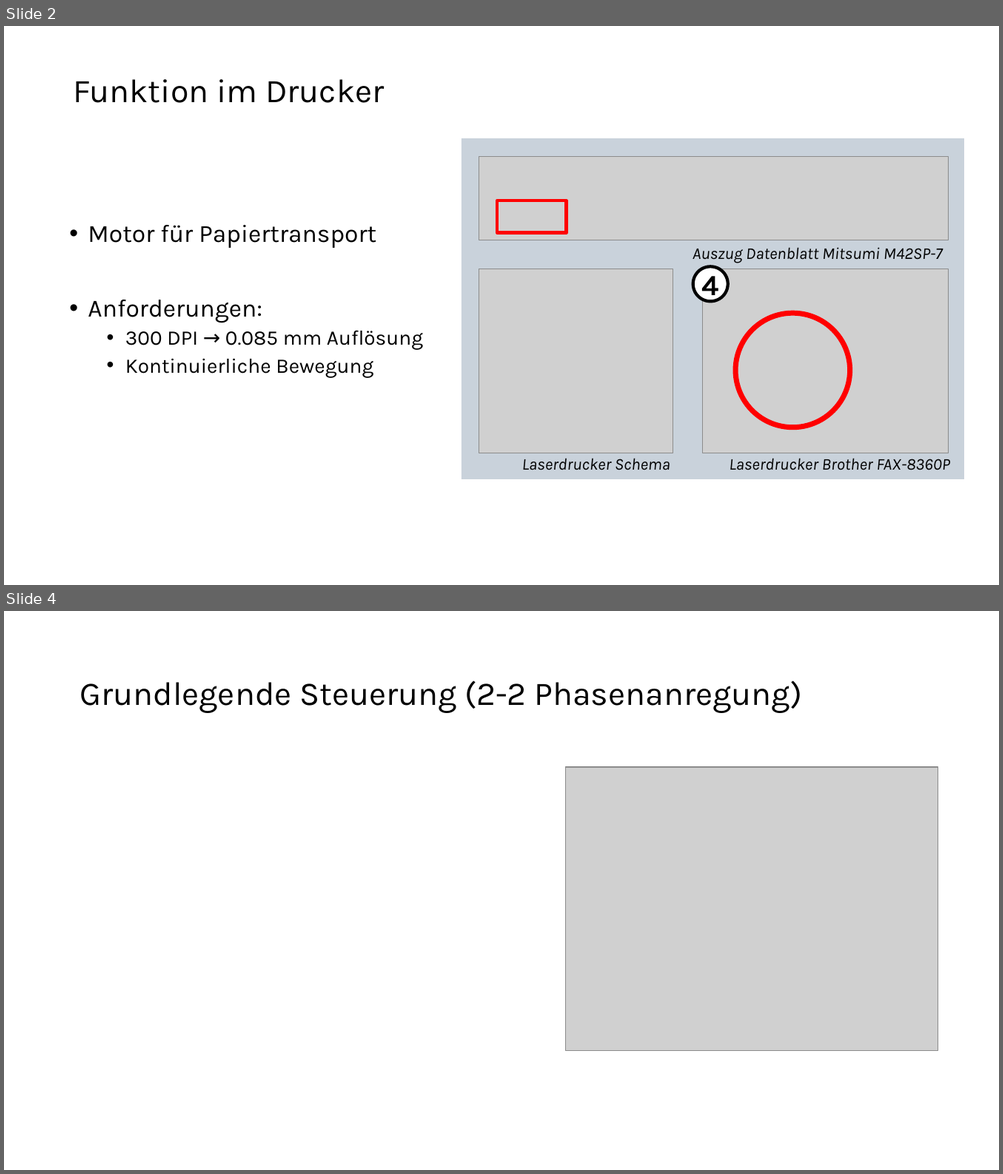
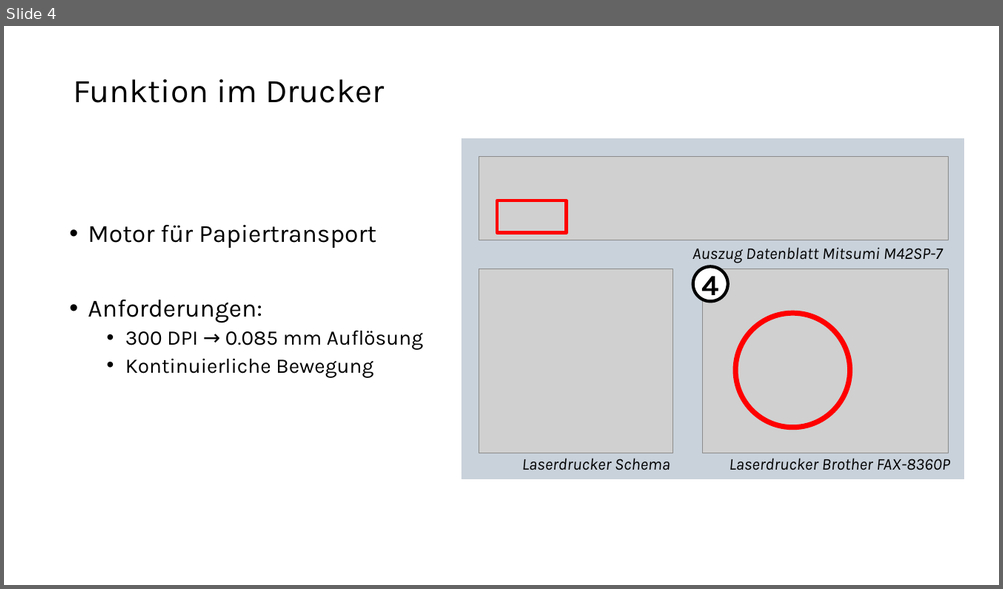
Before and after one commit to tokyo-town/Mechatronik-und-Instrumentierung, a slide deck: Präsi/Stepper Motor.pptx. Shown one above the other, each under a label of ours: slides 2 and 4 before the commit, slide 4 after it; the slides between them are not shown. The pictures are 1003x1174 and 1003x589 pixels, drawn with LibreOffice and Linux fonts; fonts in the diff are those of the drawing; grey boxes stand for pictures. Boxes give left, top, right and bottom in pixels: in the first picture for what was removed or moved away, otherwise in the second. Text is boxed around its words. In the diff, an @@ line names an element or a change of style, - is before the commit and + after.

```diff
--- a/Präsi/Stepper Motor.pptx
+++ b/Präsi/Stepper Motor.pptx
@@ slide 4 removed at (4,611,999,1170), background #FFFFFF @@
@@ title removed at (79,681,802,713) @@
-Grundlegende Steuerung (2-2 Phasenanregung)
@@ picture removed at (566,767,937,1051) @@
@@ what was slide 2 is now slide 4 @@
```
Also in this commit, not shown: 2 slides changed, 9 slides added, 1 other slide removed, 51 other files.
